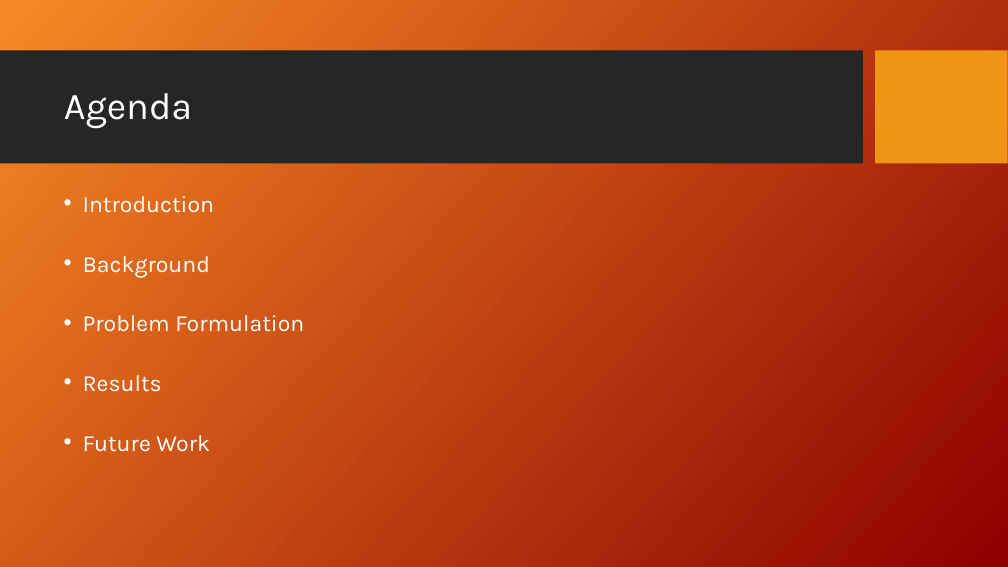
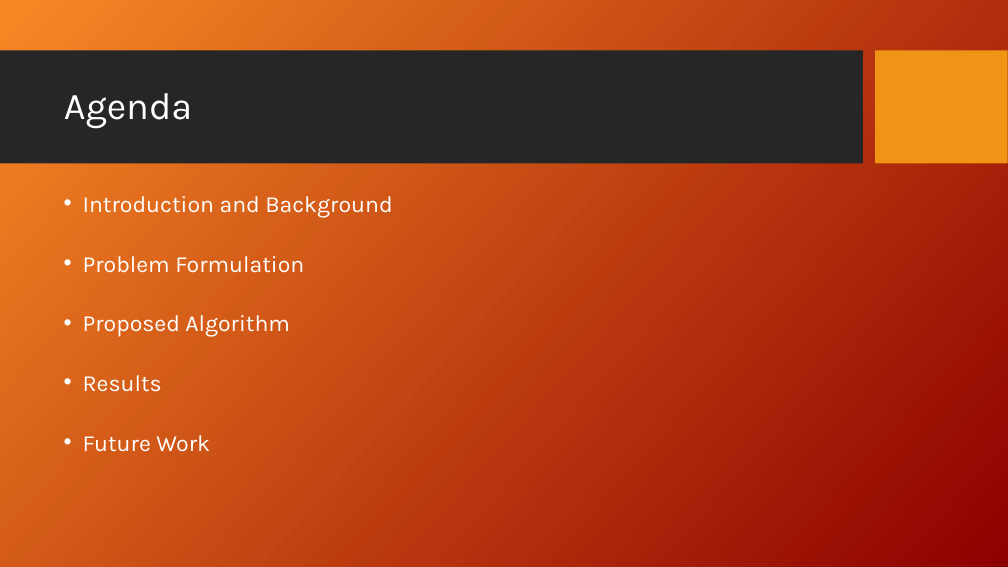
Before and after one commit to fmromano/GameTheoryProject, a slide deck: slide 2 of Paper/MatchingJobsPresentation_KH_FR.ppt. Drawn at 1008x567 pixels with LibreOffice and Linux fonts; fonts in the diff are those of the drawing; background and template pictures are left out. Boxes give left, top, right and bottom in pixels: in the first picture for what was removed or moved away, otherwise in the second. Text is boxed around its words. In the diff, an @@ line names an element or a change of style, - is before the commit and + after.

```diff
--- a/Paper/MatchingJobsPresentation_KH_FR.ppt
+++ b/Paper/MatchingJobsPresentation_KH_FR.ppt
@@ text at (83, 196, 392, 218): text changed @@
-• Introduction
-• Background
+• Introduction and Background
@@ text at (83, 315, 290, 337): paragraph added @@
+• Proposed Algorithm
```
Also in this commit, not shown: 4 other slides changed, 4 slides added, 1 slide removed, 1 other file.
